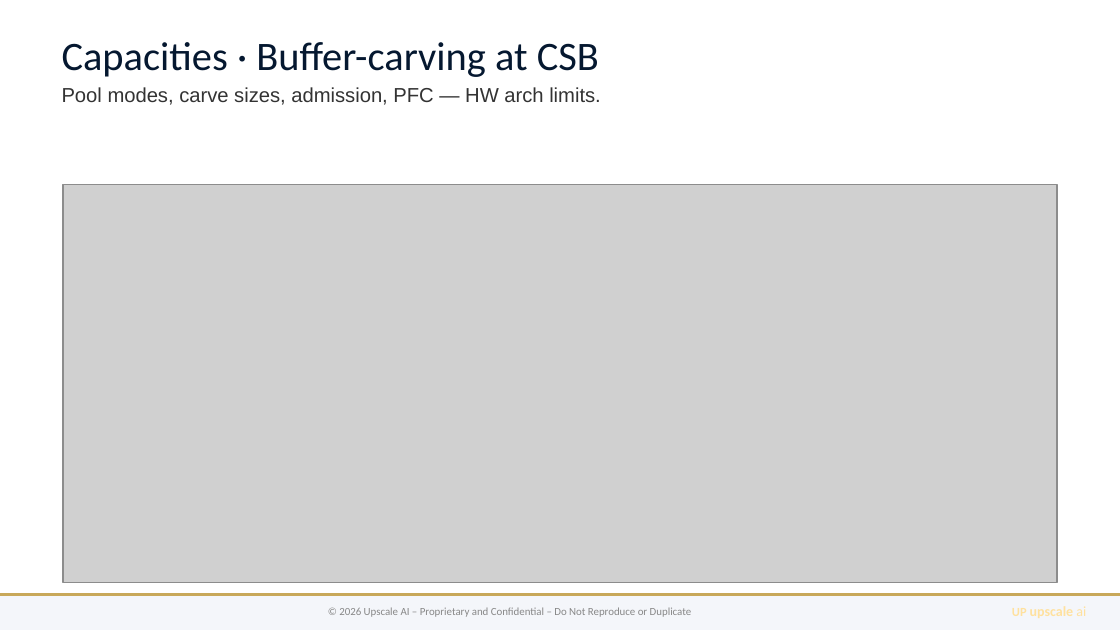
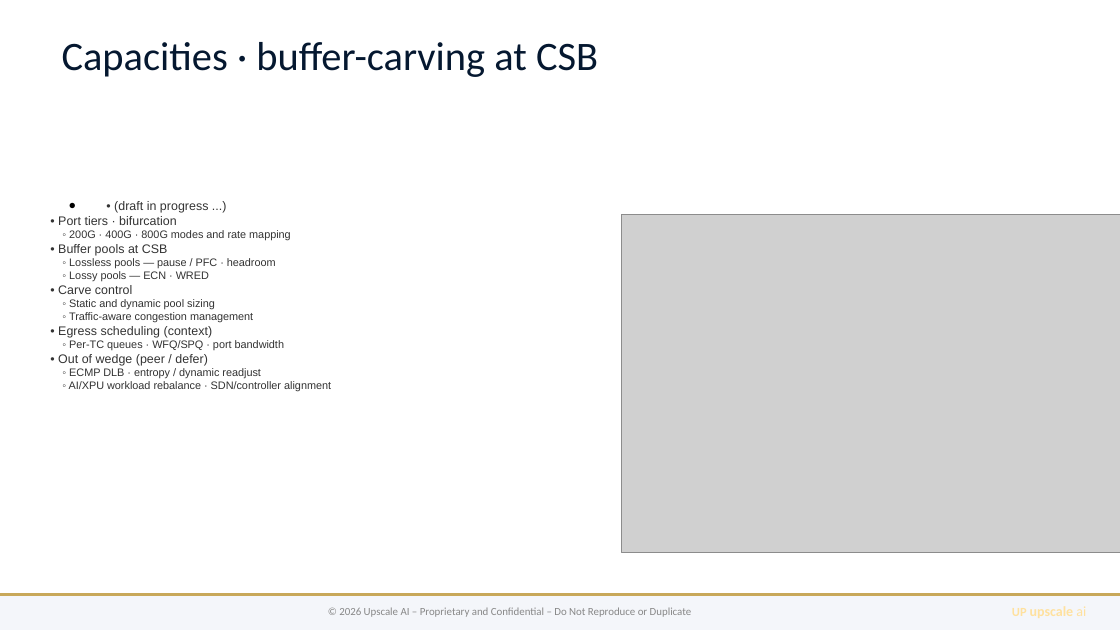
Before and after one commit to upscale-ai-network/agent-template, a slide deck: slide 5 of dt122/bugatti-qos-ccc.pptx. Drawn at 1120x630 pixels with LibreOffice and Linux fonts; fonts in the diff are those of the drawing; grey boxes stand for pictures. Boxes give left, top, right and bottom in pixels: in the first picture for what was removed or moved away, otherwise in the second. Text is boxed around its words. In the diff, an @@ line names an element or a change of style, - is before the commit and + after.

```diff
--- a/dt122/bugatti-qos-ccc.pptx
+++ b/dt122/bugatti-qos-ccc.pptx
@@ text at <box>62,42,598,77</box>: text changed; size 13 to 26 pt; font Arial to Calibri; text colour #333333 to #051830 @@
-Capacities · Buffer-carving at CSB
-Pool modes, carve sizes, admission, PFC — HW arch limits.
+Capacities · buffer-carving at CSB
@@ text added at <box>58,201,331,392</box>, 7 pt, text #333333 @@
+● • (draft in progress ...)
+• Port tiers · bifurcation
+◦ 200G · 400G · 800G modes and rate mapping
+• Buffer pools at CSB
+◦ Lossless pools — pause / PFC · headroom
+◦ Lossy pools — ECN · WRED
+• Carve control
+◦ Static and dynamic pool sizing
+◦ Traffic-aware congestion management
+• Egress scheduling (context)
+◦ Per-TC queues · WFQ/SPQ · port bandwidth
+• Out of wedge (peer / defer)
+◦ ECMP DLB · entropy / dynamic readjust
+◦ AI/XPU workload rebalance · SDN/controller alignment
@@ picture: place and size @@
-picture at <box>63,185,1057,582</box>
+picture at <box>622,215,1120,553</box>
```
Also in this commit, not shown: 5 other slides changed, 1 slide removed, 5 other files.
